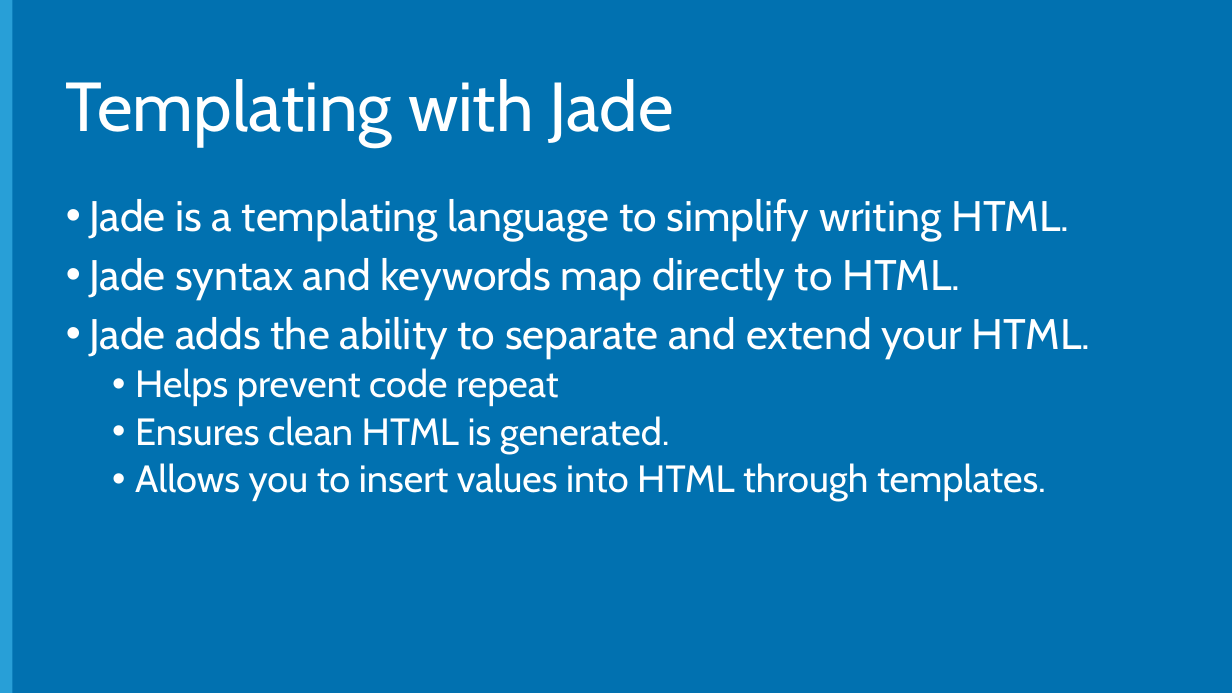
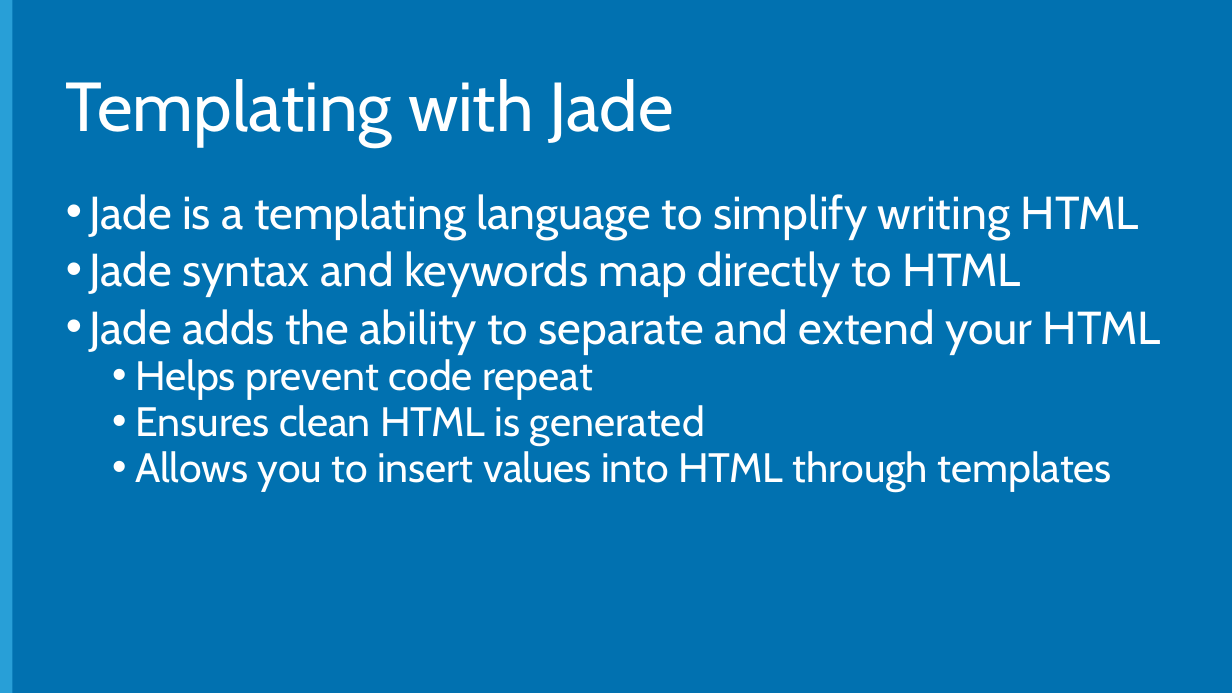
Before and after one commit to Microsoft-Web/NodeCamp, a slide deck: slide 4 of Presentation/CreatingTheUI/CreatingTheUI.pptx. Drawn at 1232x693 pixels with LibreOffice and Linux fonts; fonts in the diff are those of the drawing; background and template pictures are left out. Boxes give left, top, right and bottom in pixels: in the first picture for what was removed or moved away, otherwise in the second. Text is boxed around its words. In the diff, an @@ line names an element or a change of style, - is before the commit and + after.

```diff
--- a/Presentation/CreatingTheUI/CreatingTheUI.pptx
+++ b/Presentation/CreatingTheUI/CreatingTheUI.pptx
@@ text at (89, 194, 1161, 355): text changed; size 33.3 to 36 pt @@
-• Jade is a templating language to simplify writing HTML.
-• Jade syntax and keywords map directly to HTML.
-• Jade adds the ability to separate and extend your HTML.
+• Jade is a templating language to simplify writing HTML
+• Jade syntax and keywords map directly to HTML
+• Jade adds the ability to separate and extend your HTML
@@ text at (135, 359, 593, 400): size 29.6 to 32 pt in "Helps prevent code repeat"; line spacing 0.9 to 0.8 @@
@@ text at (135, 405, 1111, 492): text changed; size 29.6 to 32 pt @@
-  • Ensures clean HTML is generated.
-  • Allows you to insert values into HTML through templates.
+  • Ensures clean HTML is generated
+  • Allows you to insert values into HTML through templates
```
Also in this commit, not shown: 9 other slides changed, 6 other files.
